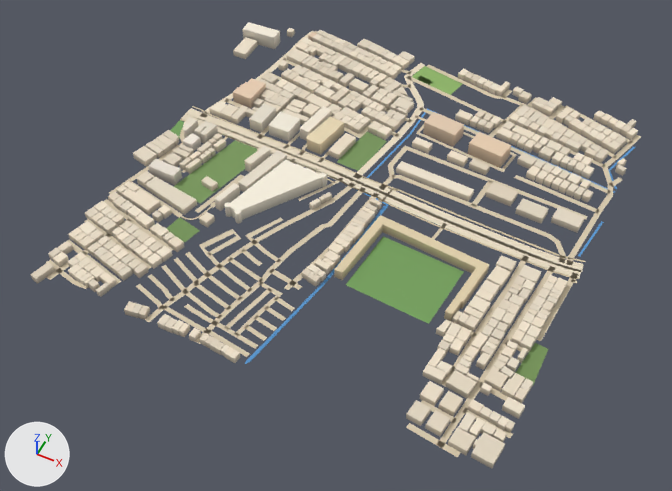
An edit to the glTF model public/assets/bengaluru-region-v1/tiles/t14_-5-l0.glb, drawn before and after from the same camera.
Camera for both pictures: a 50 mm camera at (7551.0, -2915.0, 735.0) aimed at (7245.0, -2301.0, -31.0). Lighting does not change. The marker at lower left points along +X, +Y and +Z. The older version comes first. Vertices at exactly the same position are counted once.

The older version as bpy lines, for what is in view:
```python
me_building = bpy.data.meshes.new('building')
me_building.from_pydata(...)  # 4376 vertices, 5533 faces; spans x -14.0..502.0, y -9.0..507.0, z 0.0..18.0
me_building.materials.append(mat_building)
me_ground = bpy.data.meshes.new('ground')
me_ground.from_pydata(...)  # 1317 vertices, 1065 faces; spans x -3.0..503.0, y -3.0..503.0, z 1.0
me_ground.materials.append(mat_ground)
me_water = bpy.data.meshes.new('water')
me_water.from_pydata(...)  # 112 vertices, 112 faces; spans x 240.0..501.0, y 0.0..467.0, z 0.0..1.0
me_water.materials.append(mat_water)
ob_building = bpy.data.objects.new('building', me_building)
ob_building.location = (7000.0, -2500.0, 0.0)
ob_ground = bpy.data.objects.new('ground', me_ground)
ob_ground.location = (7000.0, -2500.0, 0.0)
ob_water = bpy.data.objects.new('water', me_water)
ob_water.location = (7000.0, -2500.0, 0.0)
```
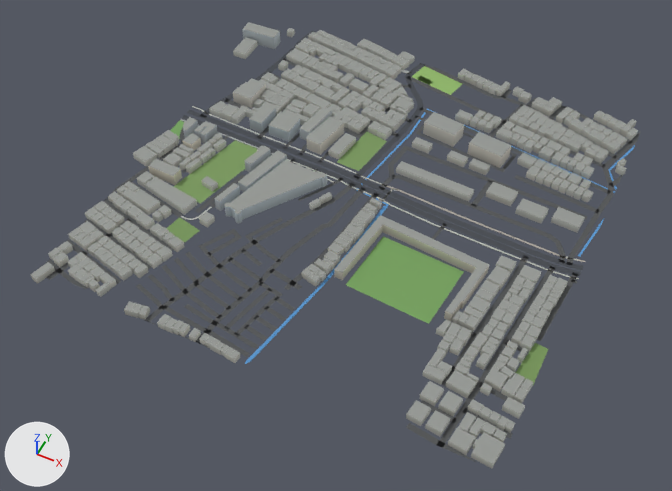
Pixel boxes (x1, y1, x2, y2) of what changed, in the pictures (672 x 491 px; the box of a moved part takes in the faces that stretch with it):
'ground', reshaped
    before: (46, 30, 641, 457)
    after: (46, 31, 641, 462)
part 1 of me_building, recoloured (darker)
    both: (30, 22, 638, 467)
part 2 of me_ground, moved or reshaped
    before: (524, 253, 581, 279)
    after: (526, 254, 581, 276)
part 3 of me_ground, rebuilt
    before: (379, 186, 531, 254)
    after: (380, 188, 530, 253)
part 4 of me_ground, rebuilt
    before: (376, 191, 528, 259)
    after: (376, 192, 527, 257)
part 5 of me_ground, rebuilt
    before: (282, 152, 378, 196)
    after: (282, 152, 378, 195)
part 6 of me_ground, rebuilt (12% shorter)
    before: (528, 247, 584, 272)
    after: (528, 249, 584, 271)
part 7 of me_ground, moved or reshaped
    before: (46, 63, 587, 322)
    after: (46, 63, 587, 348)
part 8 of me_ground, moved or reshaped
    before: (440, 382, 524, 457)
    after: (406, 383, 524, 462)
part 9 of me_ground, moved or reshaped
    before: (614, 135, 641, 183)
    after: (614, 131, 641, 183)
part 10 of me_ground, recoloured
    both: (47, 32, 639, 455)

What the commit changed:
me_building is used by ob_building; location (7000.0, -2500.0, 0.0).
me_building had 4376 vertices, 5533 faces and spanned x -14.0..502.0, y -9.0..507.0, z 0.0..18.0.
me_building now has 4376 vertices, 6684 faces and spans x -14.0..502.0, y -9.0..507.0, z 0.0..18.0.
me_building part 1: 5533 kept faces spanning x -14.0..502.0, y -9.0..507.0, z 0.0..18.0 get new vertex colours.
me_ground is used by ob_ground; location (7000.0, -2500.0, 0.0).
me_ground had 1317 vertices, 1065 faces and spanned x -3.0..503.0, y -3.0..503.0, z 1.0.
me_ground now has 1346 vertices, 1088 faces and spans x 0.0..500.0, y 0.0..500.0, z 1.0.
me_ground part 2: the loose piece of 8 vertices spanning x 442.0..501.0, y 240.0..255.0, z 1.0 is scaled about its middle by (0.999, 0.599, 1).
me_ground part 3: the loose piece of 16 vertices spanning x 264.0..443.0, y 250.0..276.0, z 1.0 is rebuilt with 16 vertices and now spans x 265.0..443.0, y 252.0..274.0, z 1.0.
me_ground part 4: the loose piece of 14 vertices spanning x 263.0..443.0, y 242.0..268.0, z 1.0 is rebuilt with 14 vertices and now spans x 263.0..443.0, y 244.0..266.0, z 1.0.
me_ground part 5: the loose piece of 14 vertices spanning x 136.0..264.0, y 256.0..277.0, z 1.0 is rebuilt with 14 vertices and now spans x 136.0..264.0, y 259.0..275.0, z 1.0.
me_ground part 6: the loose piece of 8 vertices spanning x 443.0..501.0, y 250.0..264.0, z 1.0 is rebuilt with 8 vertices and now spans x 443.0..500.0, y 252.0..262.0, z 1.0.
me_ground part 7: 40 vertices moved from x -3.0..404.0, y -1.0..503.0, z 1.0 to x 0.0..404.0, y 0.0..500.0, z 1.0; 56 vertices removed from x -3.0..407.0, y 48.0..503.0, z 1.0; 85 vertices added at x 0.0..415.0, y 0.0..500.0, z 1.0.
me_ground part 8: 4 vertices moved from x 465.0..476.0, y -3.0..45.0, z 1.0 to x 479.0..481.0, y 0.0..44.0, z 1.0; 2 vertices removed from x 477.0..478.0, y 71.0..77.0, z 1.0; 3 vertices added at x 443.0..482.0, y 0.0..77.0, z 1.0.
me_ground part 9: 3 vertices moved from x 497.0..503.0, y 405.0..488.0, z 1.0 to x 500.0, y 414.0..499.0, z 1.0; 1 vertex removed from x 497.0, y 408.0, z 1.0; 1 vertex added at x 500.0, y 399.0, z 1.0.
me_ground part 10: 827 kept faces spanning x 0.0..500.0, y 0.0..500.0, z 1.0 get new vertex colours; the middle colour goes from beige #d7c9ae to dark grey #535556.
Other edits to the shape of me_ground do not show in these pictures.
